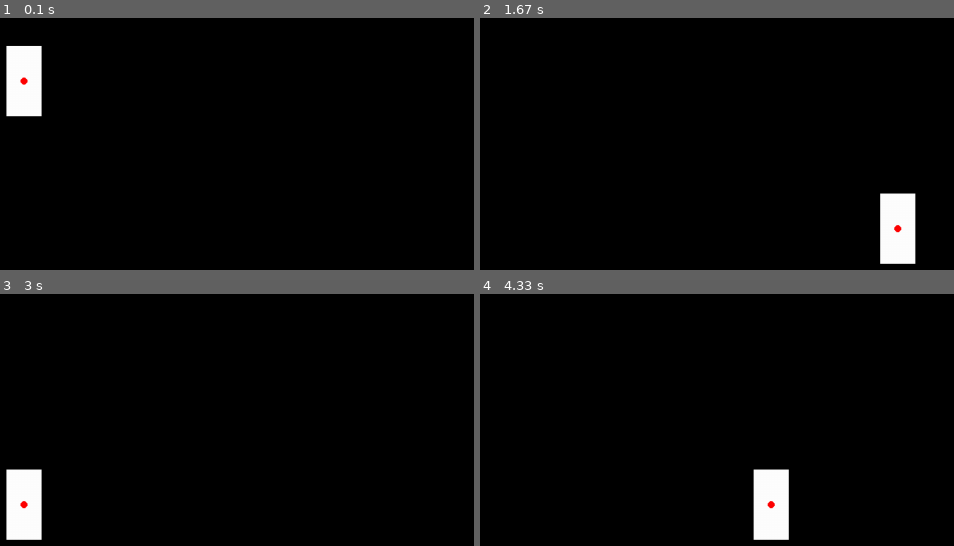
Above: before the commit, frames 1-4 (two rows, left to right).
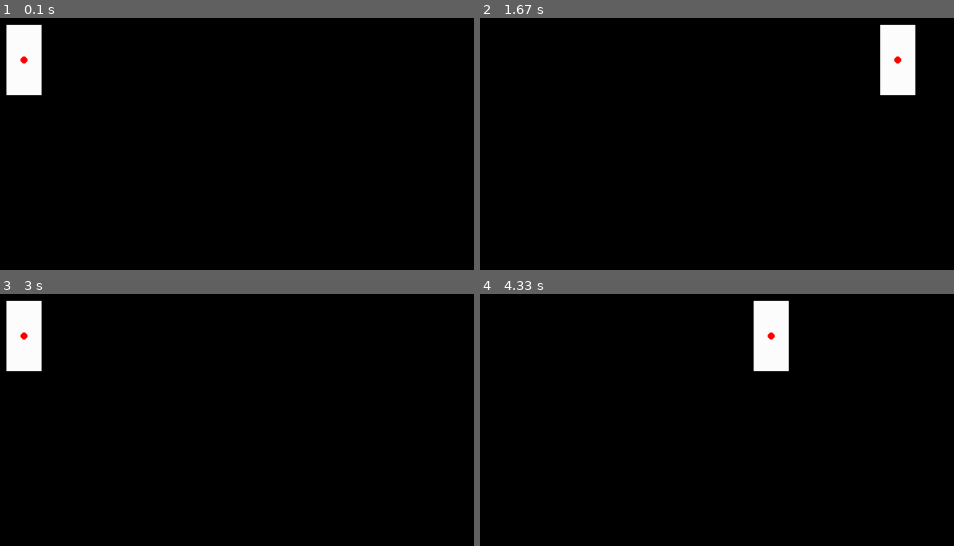
Above: after the commit, the same moments.

Repository: PyroRay/Python-Pygame-Stuff
Game: pygame game, started from FinalProjectPlatformer/Platformer.py
Two runs of this game, one before a commit and one after it. Both use one fixed random seed, a clock stepped at 60 frames per second and the inputs below.
Inputs:
- Up to frame 1 (0.1 s): no input
- Up to frame 2 (1.67 s): hold D 0.33-0.8 s; hold D 1.17-1.63 s
- Up to frame 3 (3 s): hold A 1.67-2.2 s; hold A 2.57-2.97 s
- Up to frame 4 (4.33 s): hold D 3.4-4.03 s

The runs differ from the first frame. In frame 1, 1.4% of the frame differs, in the area x 1-9%, y 2-40%; in frame 2, 4.3%, in the area x 84-92%, y 2-98%; in frame 3, 4.3%; in frame 4, 4.3%.

Commit message:
Update Platformer.py

Diff:
--- a/FinalProjectPlatformer/Platformer.py
+++ b/FinalProjectPlatformer/Platformer.py
@@ -21,7 +21,7 @@
 runGame = True
 
 class player:
-    def __init__(self, speed, color, height, width, xset, yset):
+    def __init__(self, speed, color, height, width, xset, yset, falling = False):
         # self.image = pygame.image.load('squirrel.png')
         self.radius = 15 #basically the size
         self.direction = ""
@@ -30,6 +30,7 @@
         self.size = (width, height)
         self.x = xset
         self.y = yset
+        self.falling = falling
 
     def draw(self):
         pygame.draw.rect(windowSurfaceObj, (self.color), (self.x - self.size[0]//2, self.y - self.size[1]//2, self.size[0], self.size[1]))
@@ -84,9 +85,13 @@
     if player1.y + player1.size[1] >= screendim[1]-20: # player is on the ground
         # print("ground")
         # player1.move() # player is not moving
+        player1.falling = False
         if up_pressed:
-            player1.move(0)
-    else:
+            player1.move(0, -10)
+        else:
+            player1.falling = True
+
+    if player1.falling:
         player1.move(0, 5)
 
     player1.move()
